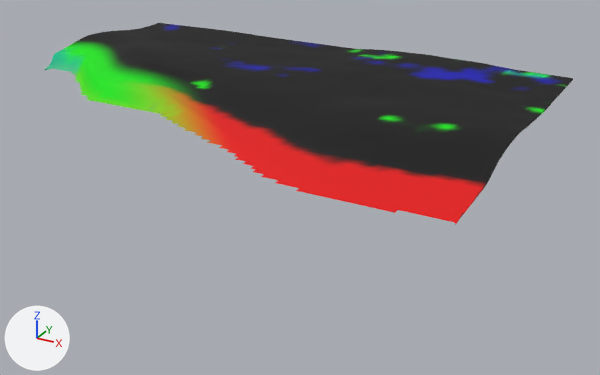
An edit to the glTF model dushanbe_city/assets/terrain/coast_-800_-800_400.glb, drawn before and after from the same camera.
Rendered twice from a 50 mm camera at (-284.0, 151.0, 187.0) aimed at (-537.0, 611.0, -43.0). Every picture has the same lights, and +X, +Y and +Z are marked at lower left. The older version comes first. Vertices at exactly the same position are counted once.

Script lines for the objects in view, before the commit:
```python
me_terrain = bpy.data.meshes.new('terrain')
me_terrain.from_pydata(...)  # 6039 vertices, 11734 faces; spans x -200.0..200.0, y -76.0..200.0, z -4.0..16.0
me_terrain.materials.append(mat_terrain)
ob_terrain = bpy.data.objects.new('terrain', me_terrain)
ob_terrain.location = (-600.0, 600.0, 0.0)
```
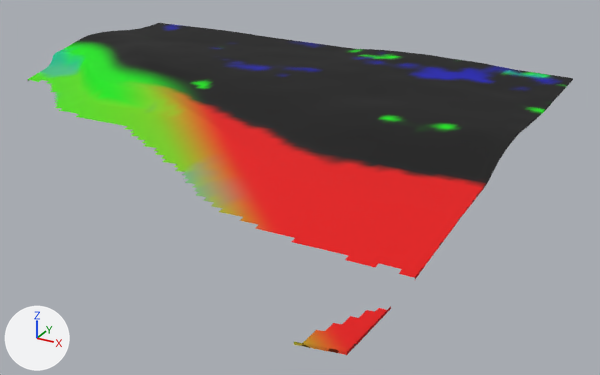
What differs and where, as boxes (x1, y1, x2, y2) in the pictures (600 x 375 px):
'terrain', reshaped (64% taller): before (45, 23, 573, 225); after (28, 23, 573, 355)
part 1 of me_terrain, added (red): after (294, 306, 391, 355)
part 2 of me_terrain, added (red): after (28, 69, 455, 279)

The change, as a list of edits to the scene's bpy script:
```text
Change me_terrain:
    used by ob_terrain; location = (-600.0, 600.0, 0.0)
    remove me_terrain.from_pydata(...)  # 6039 vertices, 11734 faces; spans x -200.0..200.0, y -76.0..200.0, z -4.0..16.0
    add me_terrain.from_pydata(...)  # 7040 vertices, 13670 faces; spans x -200.0..200.0, y -200.0..200.0, z -8.0..16.0
    me_terrain part 1: a new loose piece of 70 vertices spanning x 176.0..200.0, y -200.0..-156.0, z -8.0..-4.0, in mat_terrain
    me_terrain part 2: 931 vertices added at x -200.0..200.0, y -128.0..44.0, z -8.0..-2.0
```
